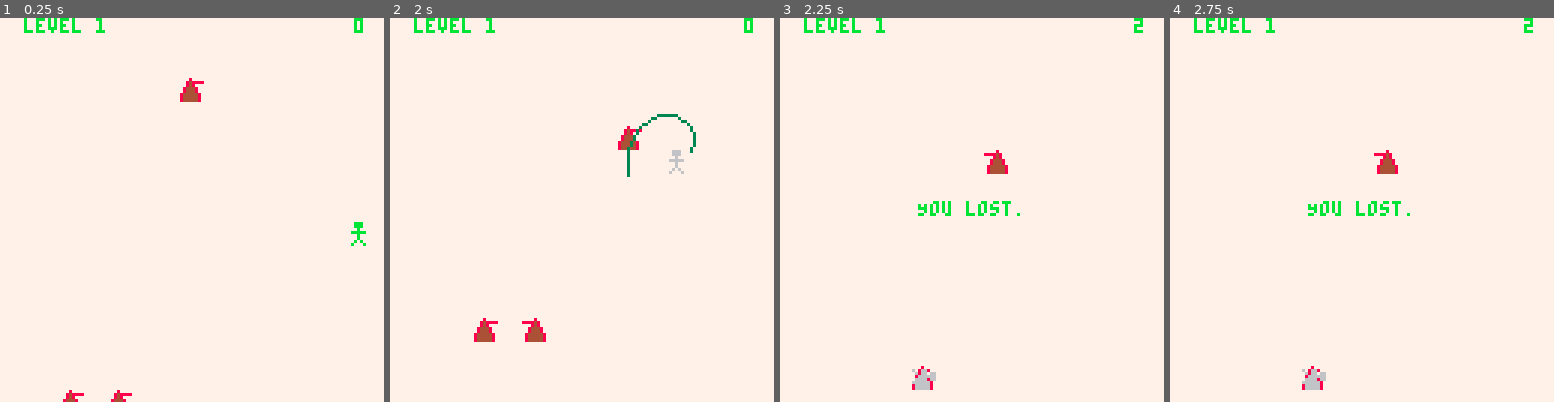
Above: before the commit, frames 1-4 (left to right).
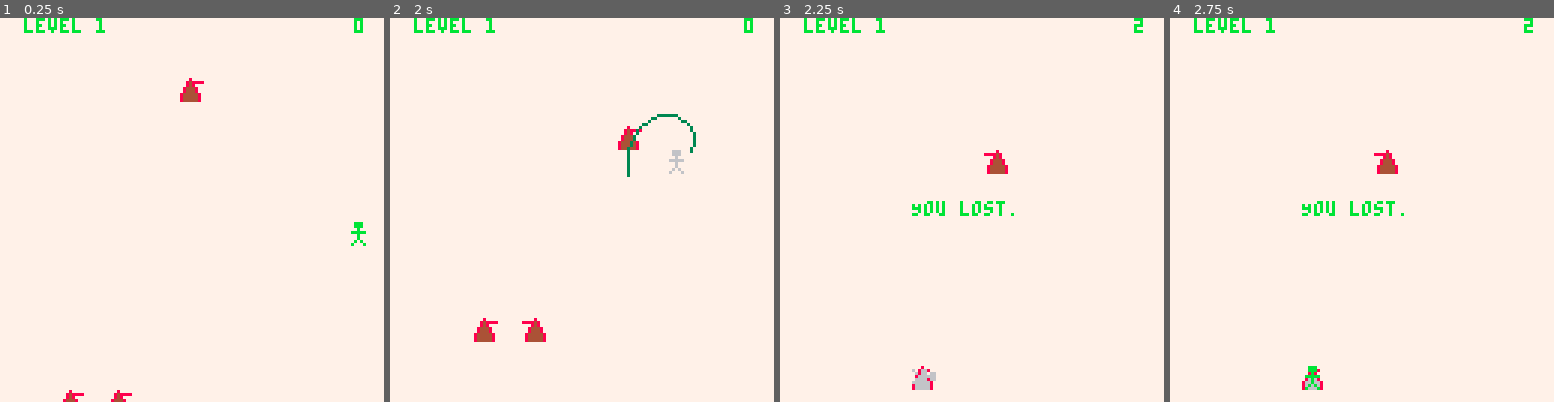
Above: after the commit, the same moments.

Repository: metageek/time-twister
Game: PICO-8 cartridge pico-8/tt.p8
The game is run twice, just before and just after one commit, with the same random seed, the same clock (stepped at 60 frames per second) and the same inputs.
Inputs:
- Up to frame 1 (0.25 s): no input
- Up to frame 2 (2 s): tap O (Z key) at 0.7, 1.7 s; hold Right from 1.6 s (still down)
- Up to frame 3 (2.25 s): release Right at 2.1 s; tap O (Z key) at 2.1 s; hold Up from 2.15 s (still down)
- Up to frame 4 (2.75 s): release Up at 2.42 s; hold Right from 2.47 s (still down); tap O (Z key) at 2.5 s

Frames 1-2 are identical in both runs. In frame 3, 0.4% of the frame differs, in the area x 34-63%, y 47-52%; in frame 4, 0.6%, in the area x 34-63%, y 47-97%.

Commit message:
Adding a death animation

Diff:
--- a/pico-8/tt.lua
+++ b/pico-8/tt.lua
@@ -105,6 +105,7 @@
    p.runningTeleporting = false
    p.runningTeleportFrames = 0
    p.teleportedFrom = nil
+   p.ticksSinceLost = nil
 
    p.dx = function ()
       if btnp(1)
@@ -249,8 +250,14 @@
             end
          end
       else
-         say("You lost.")
-         spr(5,p.x + 4, p.y + 4)
+         say("You lost. ")
+         local t = p.ticksSinceLost \ 10
+         local s = 5
+         if t % 2 == 1 and t < 10
+         then s = 1
+         end
+         spr(s,p.x + 4, p.y + 4)
+         p.ticksSinceLost += 1
       end
    end
 
@@ -265,6 +272,7 @@
       if p.state == 0
       then
          p.state = 2
+         p.ticksSinceLost = 0
       end
    end
 
